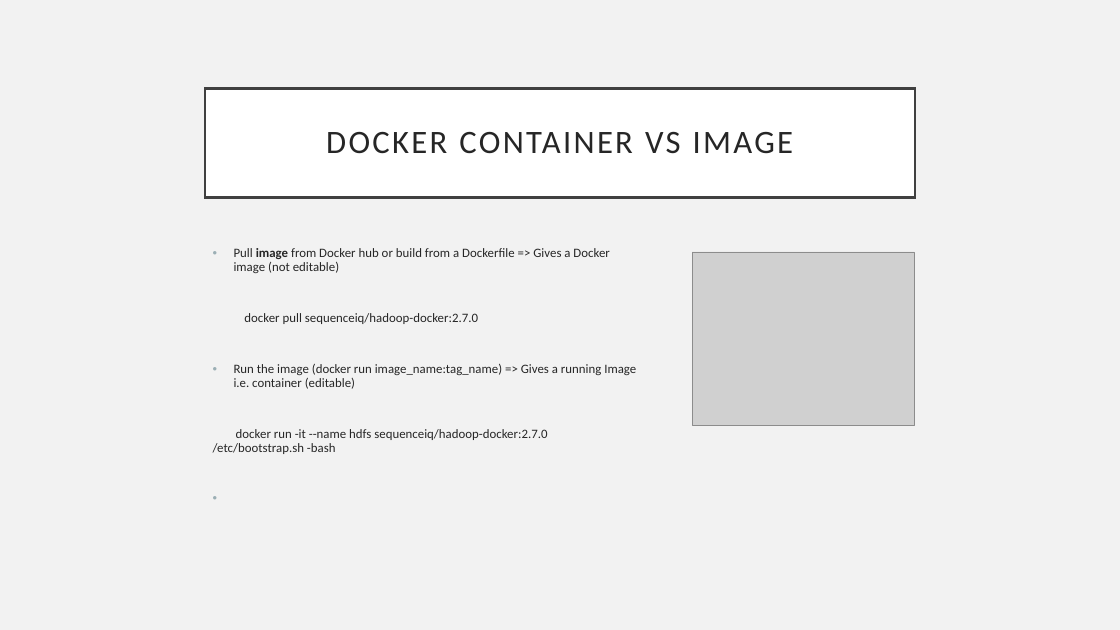
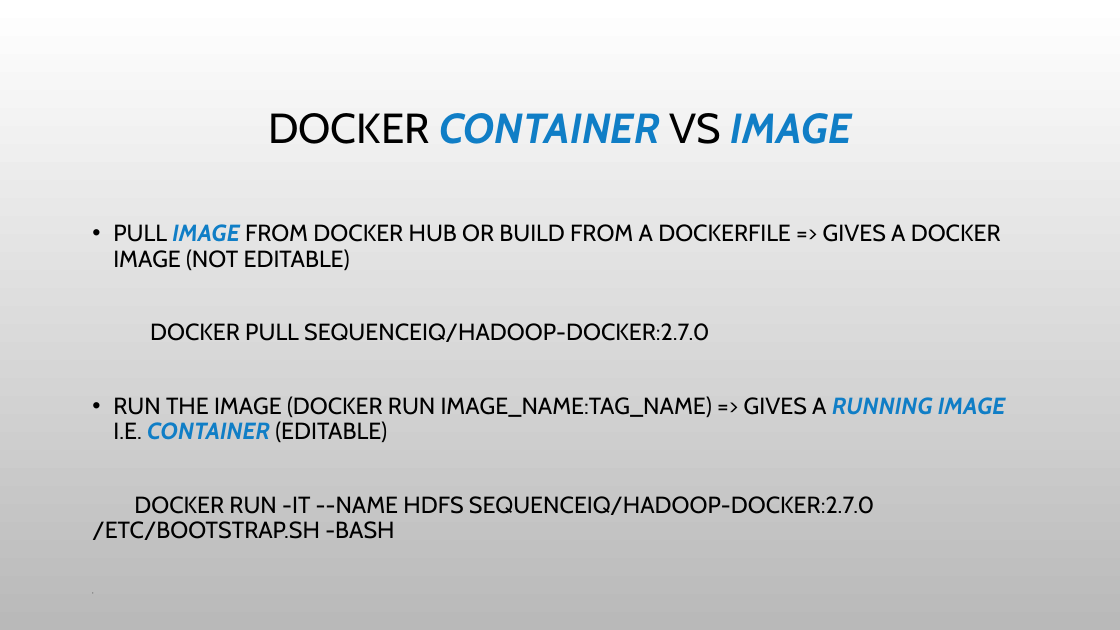
Before and after one commit to marilynwaldman/course, a slide deck: slide 12 of Learning Environment/Virtual Environment/01-VMandDocker.pptx. Drawn at 1120x630 pixels with LibreOffice and Linux fonts; fonts in the diff are those of the drawing; grey boxes stand for pictures; background and template pictures are left out. Boxes give left, top, right and bottom in pixels: in the first picture for what was removed or moved away, otherwise in the second. Text is boxed around its words. In the diff, an @@ line names an element or a change of style, - is before the commit and + after.

```diff
--- a/Learning Environment/Virtual Environment/01-VMandDocker.pptx
+++ b/Learning Environment/Virtual Environment/01-VMandDocker.pptx
@@ background #F2F2F2 to picture (left out) @@
@@ title "DOCKER CONTAINER VS IMAGE": place and size @@
-title "DOCKER CONTAINER VS IMAGE" at <box>205,88,915,197</box>
+title "DOCKER CONTAINER VS IMAGE" at <box>268,113,852,144</box>
@@ title "DOCKER CONTAINER VS IMAGE" at <box>268,113,852,144</box>: size 28 to 36 pt, font Calibri to Cabin, letter spacing 2 to 0 pt; text colour #262626 to #000000 in "DOCKER VS"; text colour #262626 to #107EC6, bold on, italic on in "CONTAINER IMAGE"; fill #FFFFFF to none; outline #404040 2.5 pt to none @@
@@ text at <box>92,224,1005,540</box>: text changed; size 11 to 20 pt; font Calibri to Cabin; text colour #262626 to #000000 @@
-• Pull image from Docker hub or build from a Dockerfile => Gives a Docker image (not editable)
-docker pull sequenceiq/hadoop-docker:2.7.0
-• Run the image (docker run image_name:tag_name) => Gives a running Image i.e. container (editable)
-docker run -it --name hdfs sequenceiq/hadoop-docker:2.7.0 /etc/bootstrap.sh -bash
+• PULL IMAGE FROM DOCKER HUB OR BUILD FROM A DOCKERFILE => GIVES A DOCKER IMAGE (NOT EDITABLE)
+DOCKER PULL SEQUENCEIQ/HADOOP-DOCKER:2.7.0
+• RUN THE IMAGE (DOCKER RUN IMAGE_NAME:TAG_NAME) => GIVES A RUNNING IMAGE I.E. CONTAINER (EDITABLE)
+DOCKER RUN -IT --NAME HDFS SEQUENCEIQ/HADOOP-DOCKER:2.7.0 /ETC/BOOTSTRAP.SH -BASH
@@ picture removed at <box>692,252,914,426</box> @@
```
Also in this commit, not shown: 14 other slides changed, 2 slides added, 2 slides removed, 1 other file.
